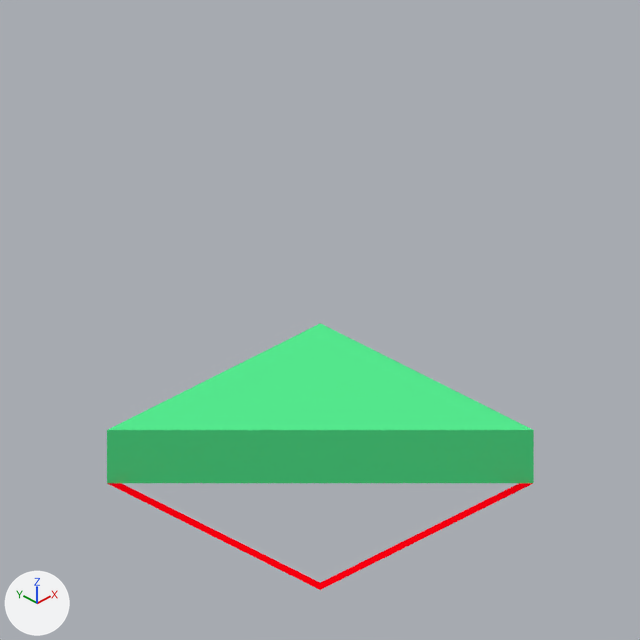
Two versions of the Blender file rct2/scenery/WallsAndRoofs/SKTBASET_Block/SKTBASET_V001.blend, one commit apart.
The view is the same before and after, from the file's camera 'Camera'. Lighting does not change. The marker at lower left points along +X, +Y and +Z. The picture after the commit comes second.

The older version as bpy lines, for what is in view:
```python
me_cube_002 = bpy.data.meshes.new('Cube.002')
me_cube_002.from_pydata([(-2.0, 2.0, 0.0), (-2.0, 2.0, 0.82), (2.0, -2.0, 0.0), (2.0, -2.0, 0.82), (2.0, 2.0, 0.0), (2.0, 2.0, 0.82)], [], [(0, 1, 5, 4), (4, 5, 3, 2), (0, 4, 2), (5, 1, 3), (2, 3, 1, 0)])
me_cube_002.materials.append(mat_rct_buildingblocks_marbel)  # its picture is missing
me_plane_001 = bpy.data.meshes.new('Plane.001')
me_plane_001.from_pydata([(-2.0, -2.0, 0.0), (2.0, -2.0, 0.0), (-2.0, 2.0, 0.0), (2.0, 2.0, 0.0), (-1.86, 1.86, 0.0), (-1.86, -1.86, 0.0), (1.86, -1.86, 0.0), (1.86, 1.86, 0.0)], [], [(5, 4, 2, 0), (6, 5, 0, 1), (7, 6, 1, 3), (4, 7, 3, 2)])
me_plane_001.materials.append(mat_guide)  # red #ff000f
ob_cube = bpy.data.objects.new('Cube', me_cube_002)
ob_cube.location = (0.0, 0.0, 0.0)
ob_plane_001 = bpy.data.objects.new('Plane.001', me_plane_001)
ob_plane_001.location = (0.0, 0.0, 0.0)
```
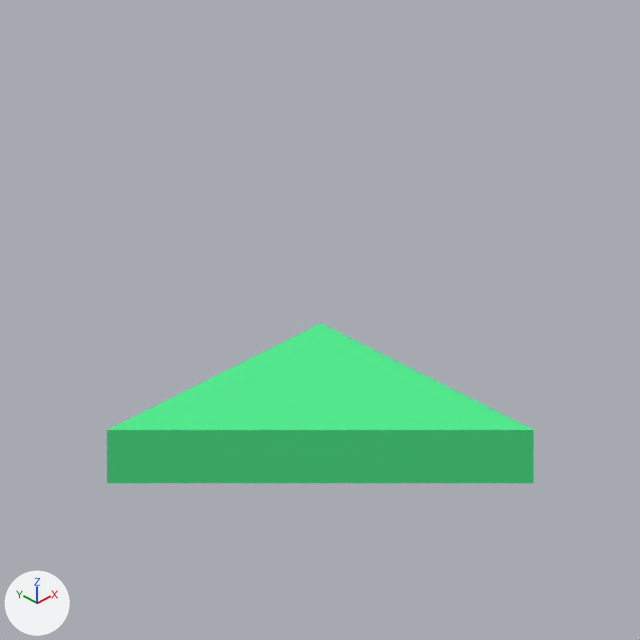
Boxes [x1, y1, x2, y2] around the edits, measured in the pictures (640 x 640 px):
'Plane.001', hidden: before [107, 483, 533, 590]

Edits to the bpy script that builds the scene:
```text
Change ob_plane_001:
    add ob_plane_001.hide_render = True
```
